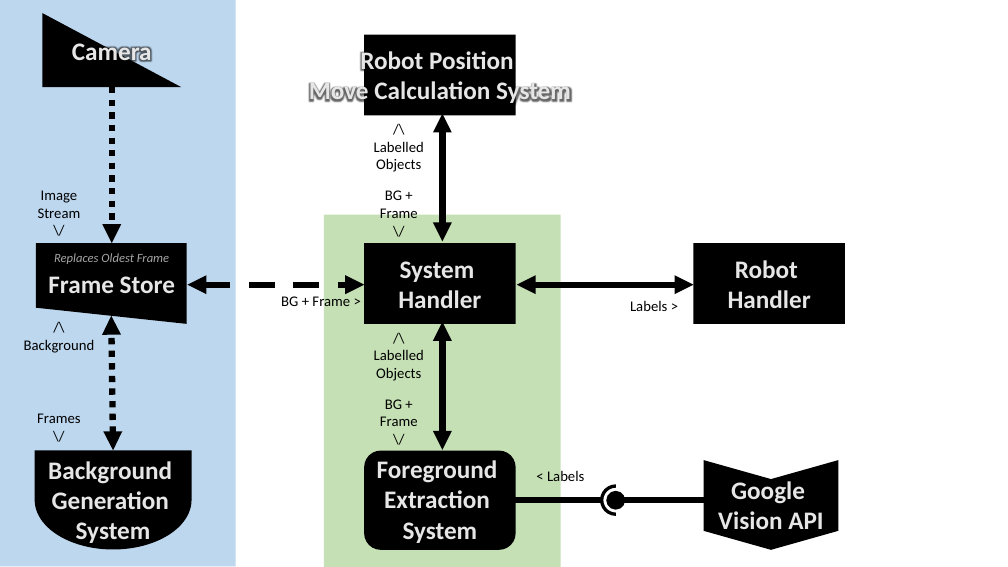
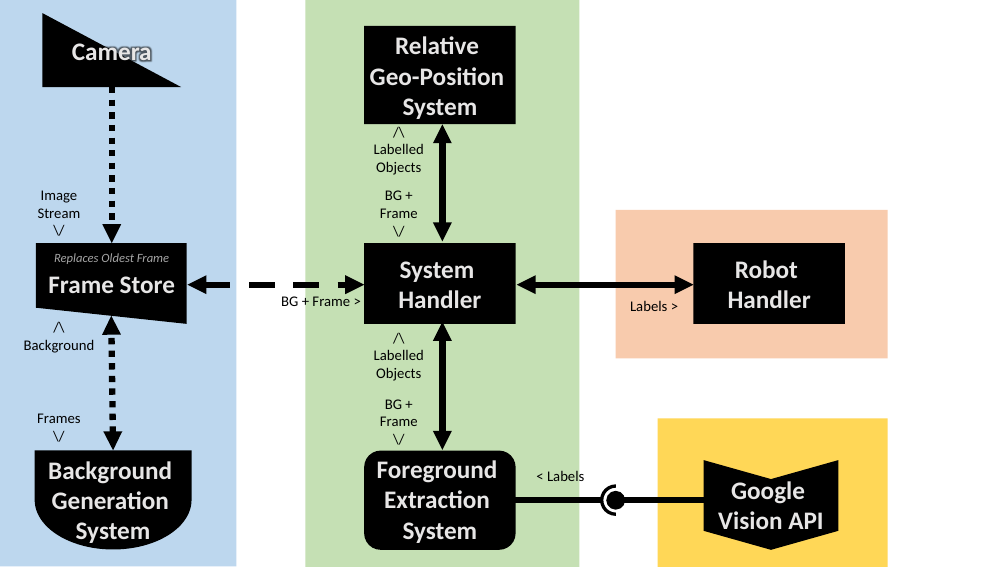
Before and after one commit to Iranaphor/Autonomous-Litter-Collection, a slide deck: slide 8 of Visual Plan.pptx. Drawn at 1008x567 pixels with LibreOffice and Linux fonts; fonts in the diff are those of the drawing. Boxes give left, top, right and bottom in pixels: in the first picture for what was removed or moved away, otherwise in the second. Text is boxed around its words. In the diff, an @@ line names an element or a change of style, - is before the commit and + after.

Commit message:
Visual Plan Updates

```diff
--- a/Visual Plan.pptx
+++ b/Visual Plan.pptx
@@ rectangle: place and size @@
-rectangle at [324,215,561,567]
+rectangle at [306,0,579,567]
@@ rectangle: place and size @@
-rectangle at [364,35,516,116]
+rectangle at [364,26,516,124]
@@ text at [370,36,505,119]: text changed @@
-Robot Position
-Move Calculation System
+Relative
+Geo-Position
+System
@@ double arrow moved from (442, 241) - (442, 113) to (442, 241) - (442, 124) @@
@@ rectangle added at [616,210,888,359], fill #F8CBAD @@
@@ rectangle added at [658,418,888,567], fill #FFD757 @@
```
